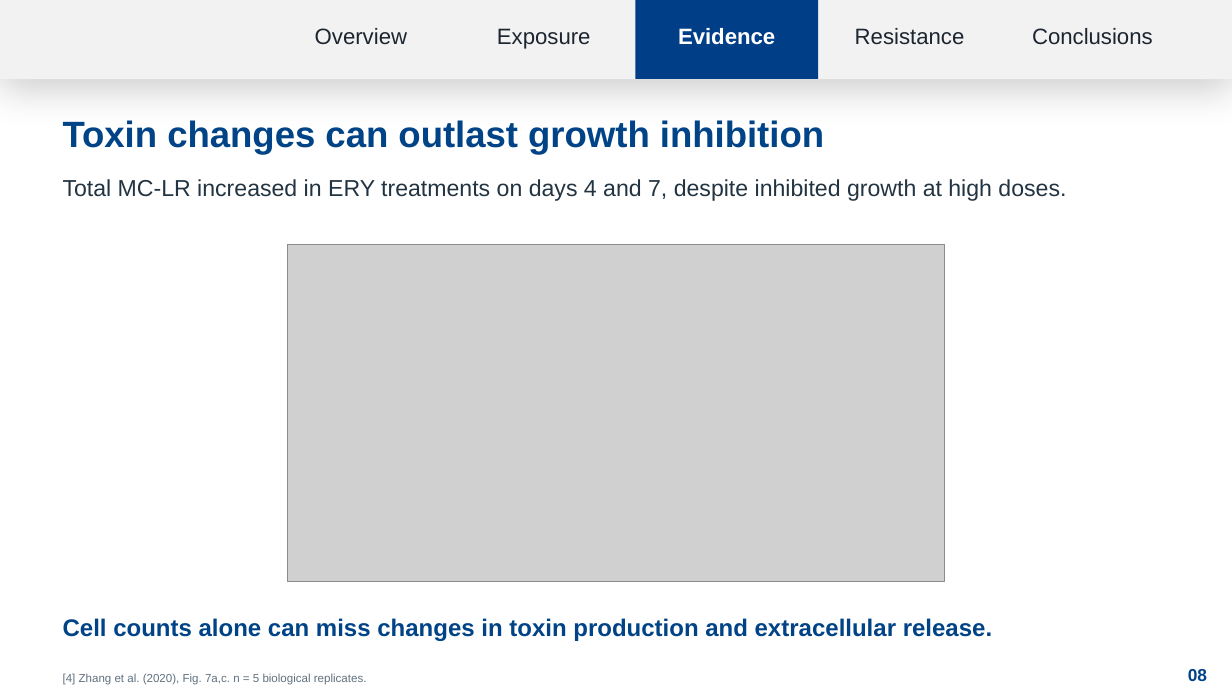
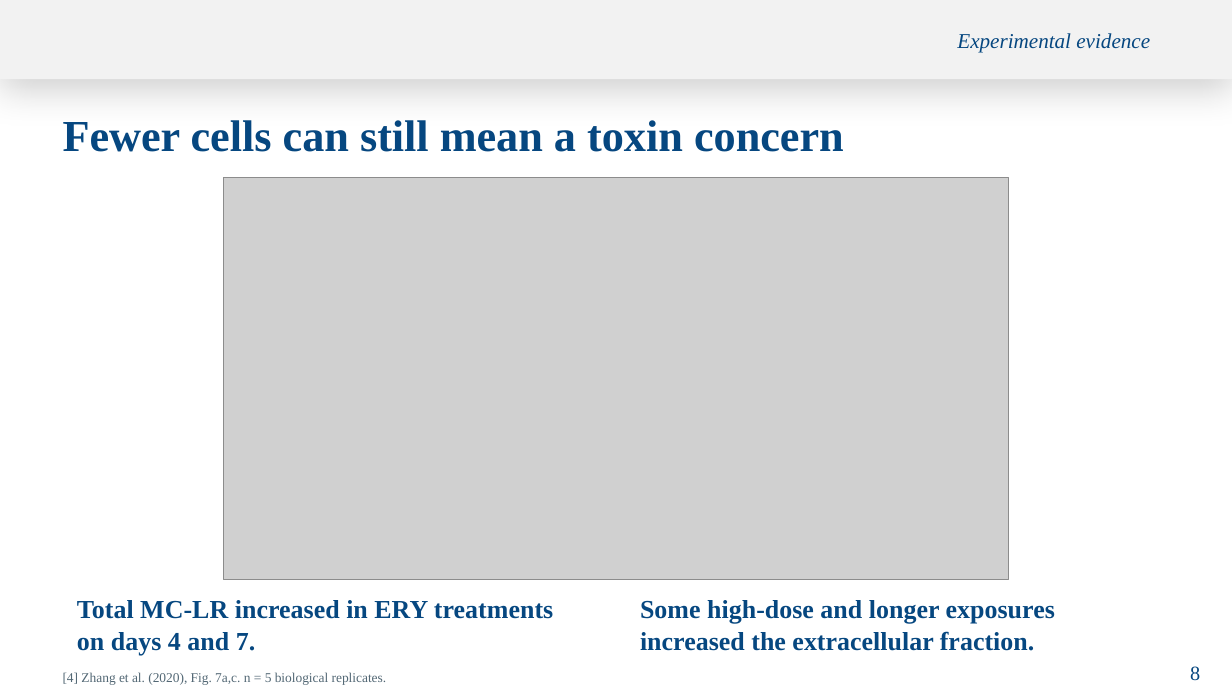
Before and after one commit to sophiawang122/yang, a slide deck: slide 8 of Antibiotics_Environmental_Toxicology_EN.pptx. Drawn at 1232x693 pixels with LibreOffice and Linux fonts; fonts in the diff are those of the drawing; grey boxes stand for pictures; background and template pictures are left out. Boxes give left, top, right and bottom in pixels: in the first picture for what was removed or moved away, otherwise in the second. Text is boxed around its words. In the diff, an @@ line names an element or a change of style, - is before the commit and + after.

```diff
--- a/Antibiotics_Environmental_Toxicology_EN.pptx
+++ b/Antibiotics_Environmental_Toxicology_EN.pptx
@@ text removed at box(315, 28, 407, 45) @@
-Overview
@@ text removed at box(497, 28, 591, 49) @@
-Exposure
@@ rectangle removed at box(636, 0, 819, 79) @@
@@ text "Experimental evidence" at box(957, 33, 1150, 52): vertical alignment middle to top @@
@@ text removed at box(855, 28, 965, 45) @@
-Resistance
@@ text removed at box(1032, 28, 1153, 45) @@
-Conclusions
@@ text at box(957, 33, 1150, 52): text changed; size 17.2 to 16.5 pt; font Arial to Times New Roman; text colour #FFFFFF to #064780; bold off; italic on @@
-Evidence
+Experimental evidence
@@ text removed at box(63, 120, 824, 154) @@
-Toxin changes can outlast growth inhibition
@@ text added at box(63, 120, 844, 152), 34.5 pt, text #064780, bold @@
+Fewer cells can still mean a toxin concern
@@ picture: place and size @@
-picture at box(287, 245, 945, 582)
+picture at box(224, 177, 1009, 579)
@@ text removed at box(63, 618, 992, 641) @@
-Cell counts alone can miss changes in toxin production and extracellular release.
@@ text at box(77, 600, 553, 656): text changed; size 18 to 20.2 pt; font Arial to Times New Roman; text colour #223442 to #064780; bold on @@
-Total MC-LR increased in ERY treatments on days 4 and 7, despite inhibited growth at high doses.
+Total MC-LR increased in ERY treatments
+on days 4 and 7.
@@ text added at box(640, 600, 1055, 651), 20.2 pt, text #064780, bold @@
+Some high-dose and longer exposures
+increased the extracellular fraction.
@@ text "[4] Zhang et al. (2020), ..." at box(63, 672, 387, 685): size 9 to 10.5 pt, font Arial to Times New Roman, text colour #60717F to #536875 @@
@@ text removed at box(1188, 669, 1207, 681) @@
-08
@@ text added at box(1190, 666, 1200, 681), 15.8 pt, text #064780 @@
+8
```
Also in this commit, not shown: 12 other slides changed, 4 slides added, 4 slides removed.
